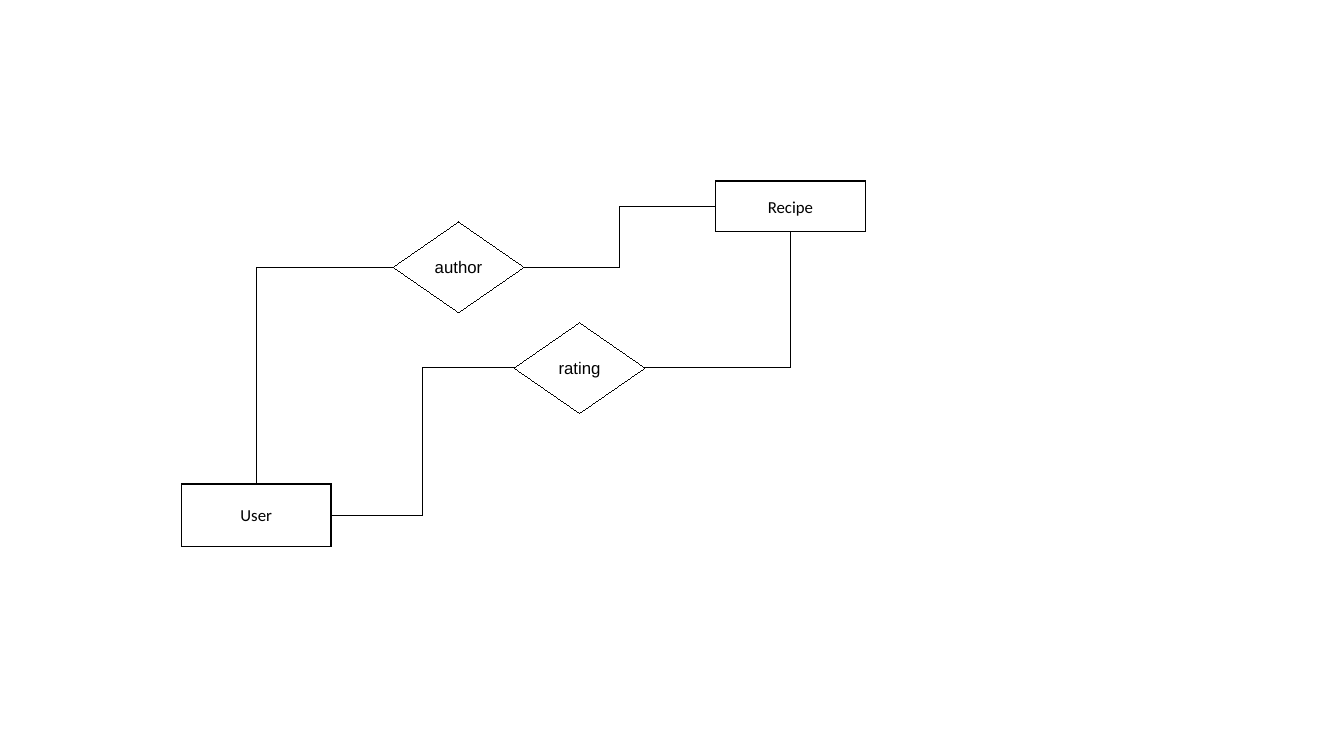
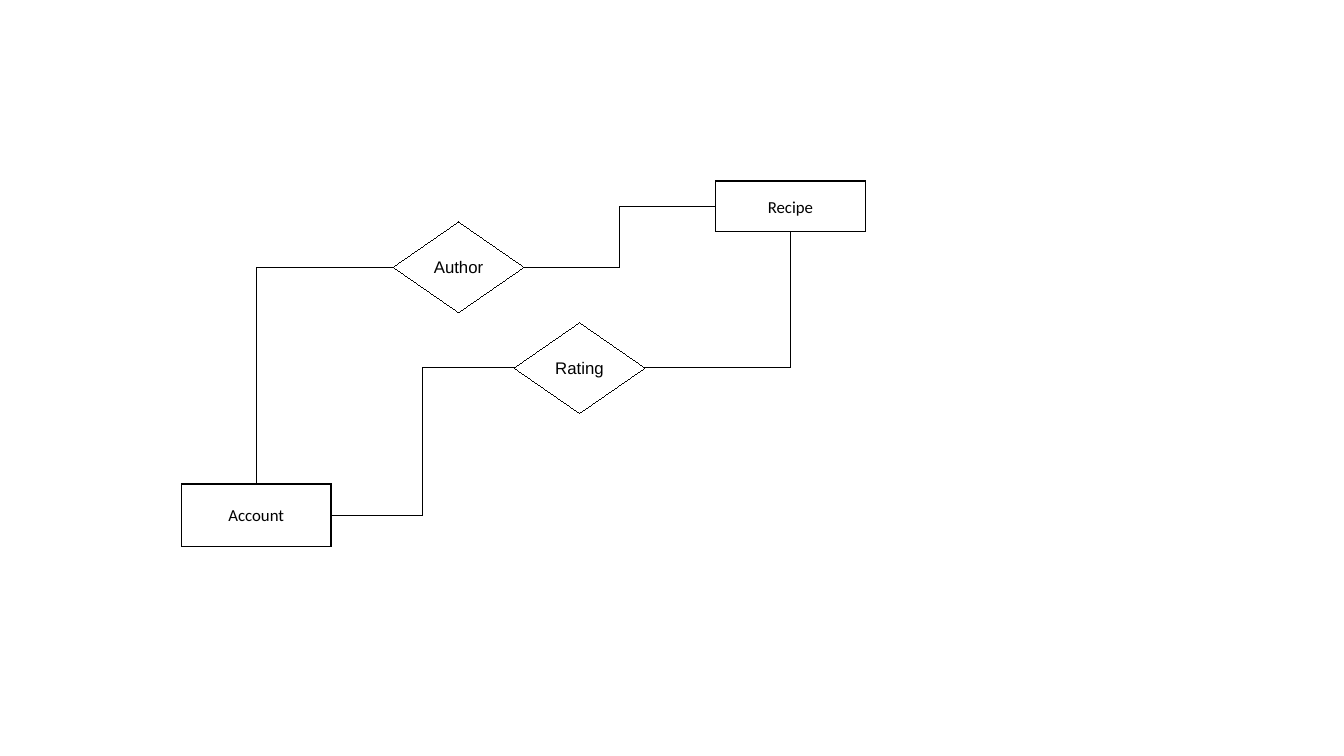
Before and after one commit to BD-Project/CustomCooking, a slide deck: slide 1 of 2-Conceptual Design/er-model-picture3-.odp. Drawn at 1344x756 pixels with LibreOffice and Linux fonts; fonts in the diff are those of the drawing. Boxes give left, top, right and bottom in pixels: in the first picture for what was removed or moved away, otherwise in the second. Text is boxed around its words. In the diff, an @@ line names an element or a change of style, - is before the commit and + after.

Commit message:
messo a posto er e aggiunto attributo avatar in Account

```diff
--- a/2-Conceptual Design/er-model-picture3-.odp
+++ b/2-Conceptual Design/er-model-picture3-.odp
@@ text in diamond at (434,261,483,273): text changed @@
-author
+Author
@@ text in diamond at (555,362,603,378): text changed @@
-rating
+Rating
@@ text in rectangle at (228,510,284,521): text changed @@
-User
+Account
```
Also in this commit, not shown: 7 other files.
